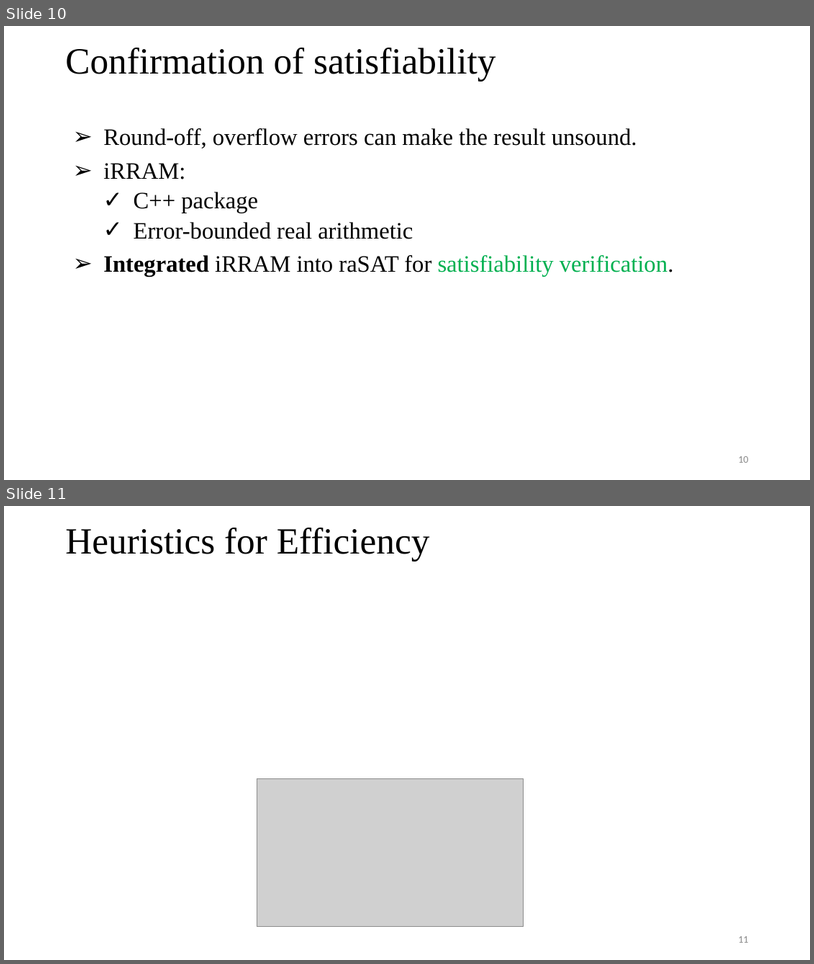
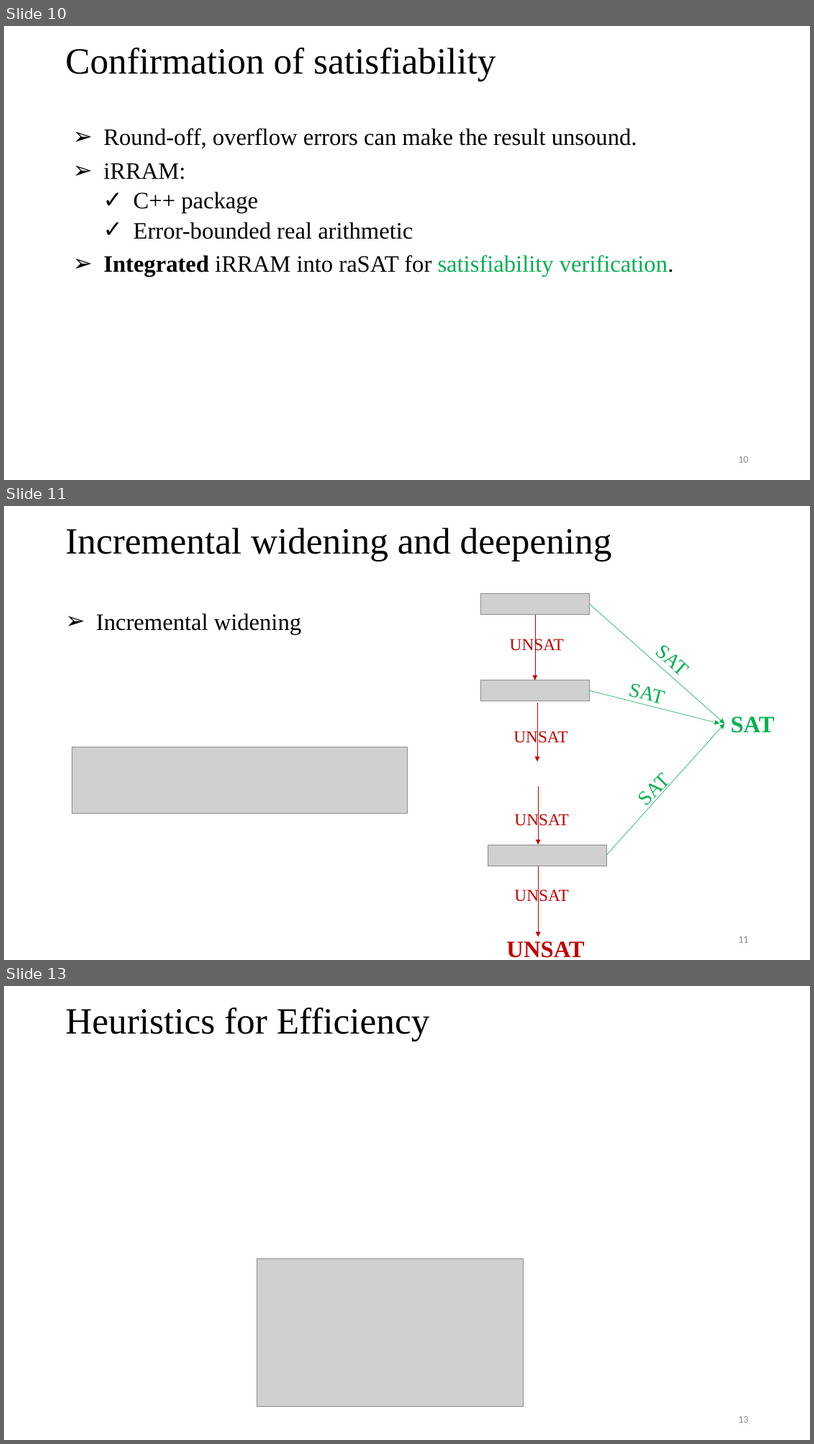
Before and after one commit to tungvx/raSAT, a slide deck: report/thesis/presentation.pptx. Shown one above the other, each under a label of ours: slides 10 and 11 before the commit, slides 10, 11 and 13 after it; the slides between them are not shown. The pictures are 814x964 and 814x1444 pixels, drawn with LibreOffice and Linux fonts; fonts in the diff are those of the drawing; grey boxes stand for pictures. Boxes give left, top, right and bottom in pixels: in the first picture for what was removed or moved away, otherwise in the second. Text is boxed around its words. In the diff, an @@ line names an element or a change of style, - is before the commit and + after.

```diff
--- a/report/thesis/presentation.pptx
+++ b/report/thesis/presentation.pptx
@@ slide 11 added at (4, 506, 810, 960), background #FFFFFF @@
@@ title added at (65, 528, 612, 561), 44 pt, text #000000 @@
+Incremental widening and deepening
@@ text added at (96, 613, 301, 634), 28 pt, text #000000 @@
+➢ Incremental widening
@@ picture added at (481, 594, 589, 614) @@
@@ arrow added from (590, 604) to (725, 723), #00B050 0.5 pt @@
@@ arrow added from (535, 614) to (535, 680), #C00000 0.5 pt @@
@@ text added at (646, 632, 702, 687), 24 pt, text #00B050 @@
+SAT
@@ text added at (510, 637, 564, 654), 20 pt, text #C00000 @@
+UNSAT
@@ picture added at (481, 680, 589, 701) @@
@@ arrow added from (590, 690) to (720, 723), #00B050 0.5 pt @@
@@ text added at (628, 683, 663, 705), 24 pt, text #00B050 @@
+SAT
@@ arrow added from (538, 703) to (538, 762), #C00000 0.5 pt @@
@@ text added at (731, 716, 775, 733), 28 pt, text #00B050, bold @@
+SAT
@@ text added at (514, 728, 568, 746), 20 pt, text #C00000 @@
+UNSAT
@@ arrow added from (607, 855) to (725, 723), #00B050 0.5 pt @@
@@ picture added at (72, 747, 407, 814) @@
@@ text added at (626, 761, 682, 816), 24 pt, text #00B050 @@
+SAT
@@ arrow added from (539, 786) to (539, 844), #C00000 0.5 pt @@
@@ text added at (514, 812, 568, 829), 20 pt, text #C00000 @@
+UNSAT
@@ picture added at (488, 844, 607, 865) @@
@@ arrow added from (539, 866) to (539, 937), #C00000 0.5 pt @@
@@ text added at (514, 888, 568, 905), 20 pt, text #C00000 @@
+UNSAT
@@ page number added at (738, 936, 748, 942), 12 pt, text #8C8C8C @@
+11
@@ text added at (507, 941, 584, 957), 28 pt, text #C00000, bold @@
+UNSAT
@@ what was slide 11 is now slide 13 @@
@@ page number at (738, 1416, 748, 1422): text changed @@
-11
+13
```
Also in this commit, not shown: 2 slides changed, 1 other slide added, 1 other file.
